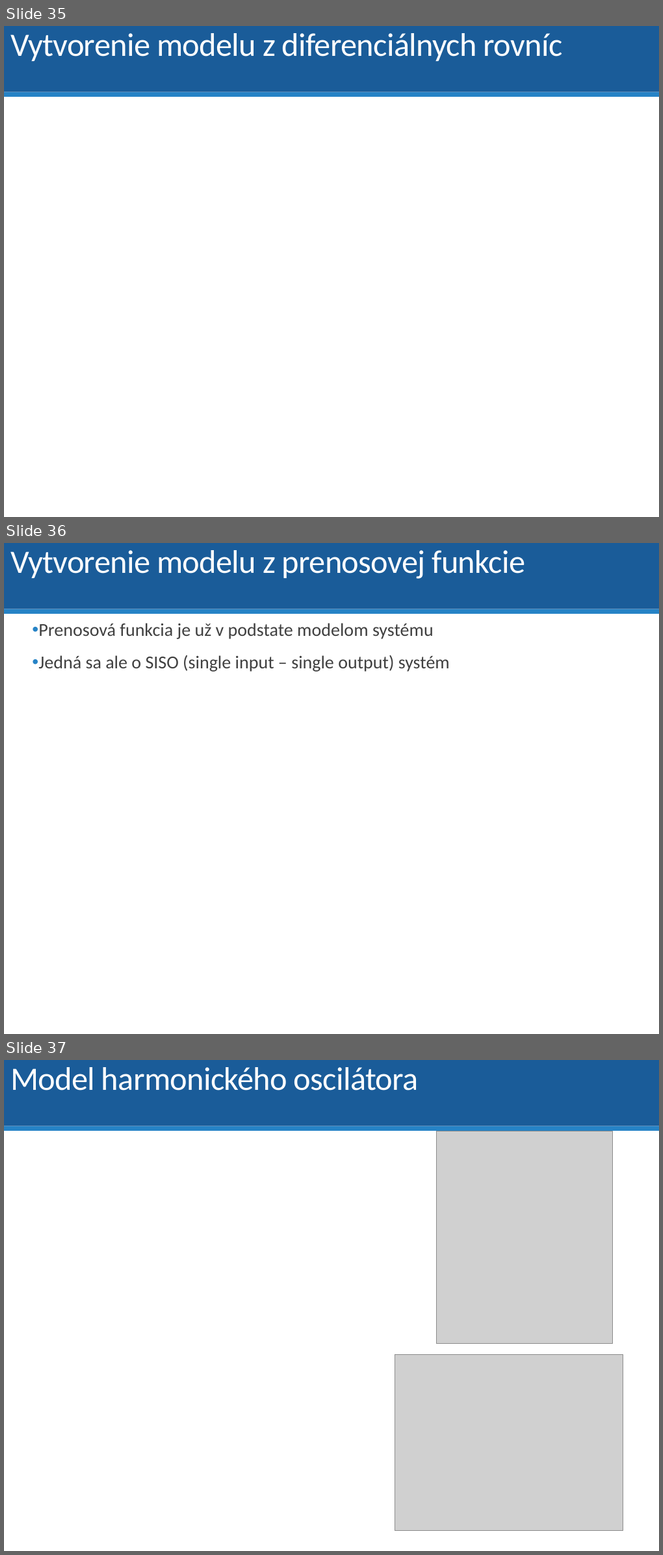
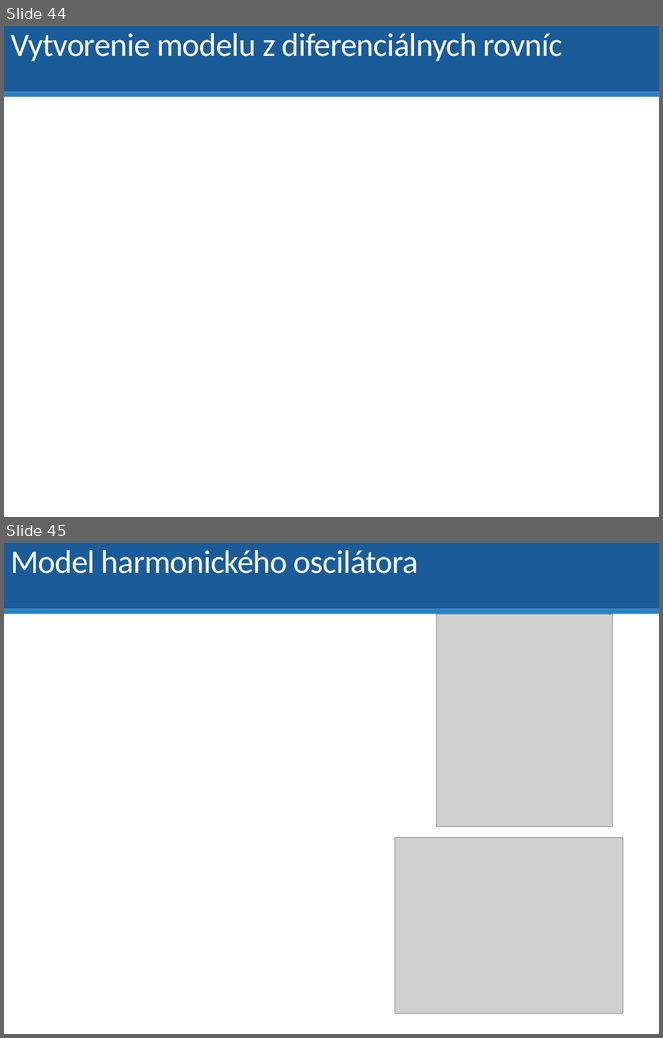
Before and after one commit to dodekm/TeamProjektKybernetika, a slide deck: Nove prednasky/P01_dynamika_dif_rovnice_LPT_prenosova_funkcia_modelovanie.pptx. Shown one above the other, each under a label of ours: slides 35, 36 and 37 before the commit, slides 44 and 45 after it. The pictures are 663x1555 and 663x1038 pixels, drawn with LibreOffice and Linux fonts; fonts in the diff are those of the drawing; grey boxes stand for pictures. Boxes give left, top, right and bottom in pixels: in the first picture for what was removed or moved away, otherwise in the second. Text is boxed around its words. In the diff, an @@ line names an element or a change of style, - is before the commit and + after.

```diff
--- a/Nove prednasky/P01_dynamika_dif_rovnice_LPT_prenosova_funkcia_modelovanie.pptx
+++ b/Nove prednasky/P01_dynamika_dif_rovnice_LPT_prenosova_funkcia_modelovanie.pptx
@@ slide 36 removed at bbox=[4, 543, 659, 1034], background #FFFFFF; not listed: 2 template elements that a slide beside it also shows @@
@@ title removed at bbox=[10, 550, 525, 579] @@
-Vytvorenie modelu z prenosovej funkcie
@@ text removed at bbox=[38, 623, 450, 672] @@
-• Prenosová funkcia je už v podstate modelom systému
-• Jedná sa ale o SISO (single input – single output) systém
@@ what was slide 35 is now slide 44 @@
@@ what was slide 37 is now slide 45 @@
```
Also in this commit, not shown: 1 slide changed, 9 slides added.
